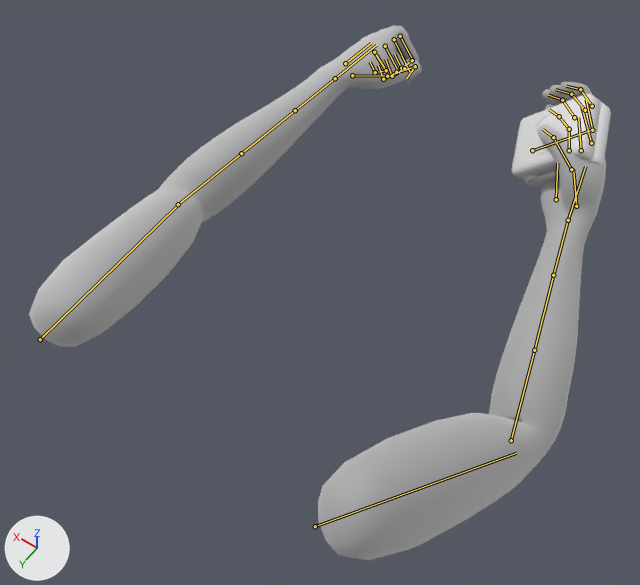
Two versions of the Blender file Breakout From Ackers/Assets/Animations/MedKit/Holding MedKit Crouch Walking.blend, one commit apart.
Both versions are drawn from a camera (50 mm lens) standing at (-0.524, 0.373, 1.077) and looking at (0.014, -0.379, -0.106). Lighting does not change. The marker at lower left points along +X, +Y and +Z. Both versions are drawn at frame 35 of the action 'Crouch Walking'; the numbers are the values there. The bones that bend it are drawn over the model as lines.

The first picture shows 'FirstAidKit_1', 'hand_left', 'hand_right'.
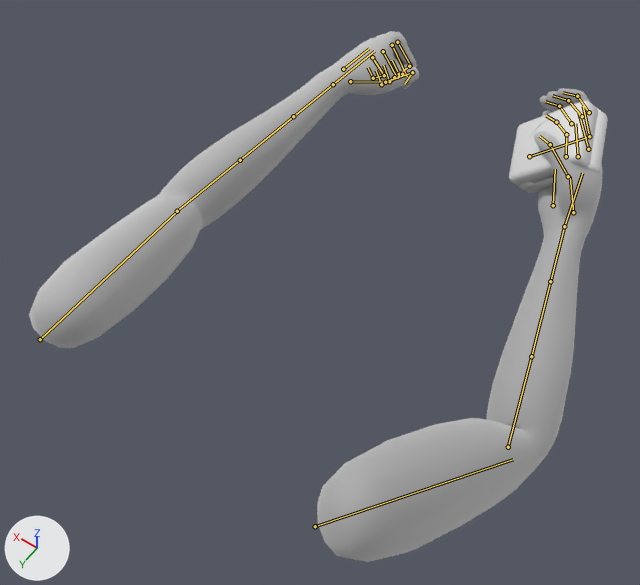
Changed parts and their boxes [x1, y1, x2, y2] in the pictures (640 x 585 px):
'hand_right', posed
    before: [318, 82, 606, 560]
    after: [317, 88, 603, 562]
'hand_left', posed
    before: [29, 25, 422, 347]
    after: [29, 31, 419, 348]
'FirstAidKit_1', posed
    before: [511, 94, 611, 187]
    after: [509, 101, 608, 193]
bone 'Upperarm_L', root to tip
    before: (40, 339) to (178, 205)
    after: (40, 339) to (177, 211)
bone 'Lowerarm1_L', root to tip
    before: (178, 204) to (241, 153)
    after: (177, 211) to (240, 160)
bone 'UpperarmR', root to tip
    before: (315, 526) to (516, 453)
    after: (315, 526) to (513, 459)
bone 'Lowerarm1_R', root to tip
    before: (511, 440) to (534, 350)
    after: (508, 447) to (531, 356)

The change in detail:
Bone 'Upperarm_L' (bone_upperarm_l) turns from (-15, -39, -8) to (-15, -39, -9) degrees about its own x, y and z.
Bone 'Lowerarm1_L' (bone_lowerarm1_l) moves from (0.0, 0.0, 0.0) to (-0.1, -0.2, 0.0).
Bone 'Lowerarm1_L' (bone_lowerarm1_l) turns from (38, -1, 8) to (40, -2, 9) degrees about its own x, y and z.
Bone 'UpperarmR' (bone_upperarmr) turns from (-51, 70, -20) to (-51, 70, -18) degrees about its own x, y and z.
Bone 'Lowerarm1_R' (bone_lowerarm1_r) moves from (-1.1, -0.4, 1.9) to (-1.2, -0.2, 1.9).
Bone 'Lowerarm1_R' (bone_lowerarm1_r) turns from (56, 14, 43) to (58, 13, 43) degrees about its own x, y and z.
